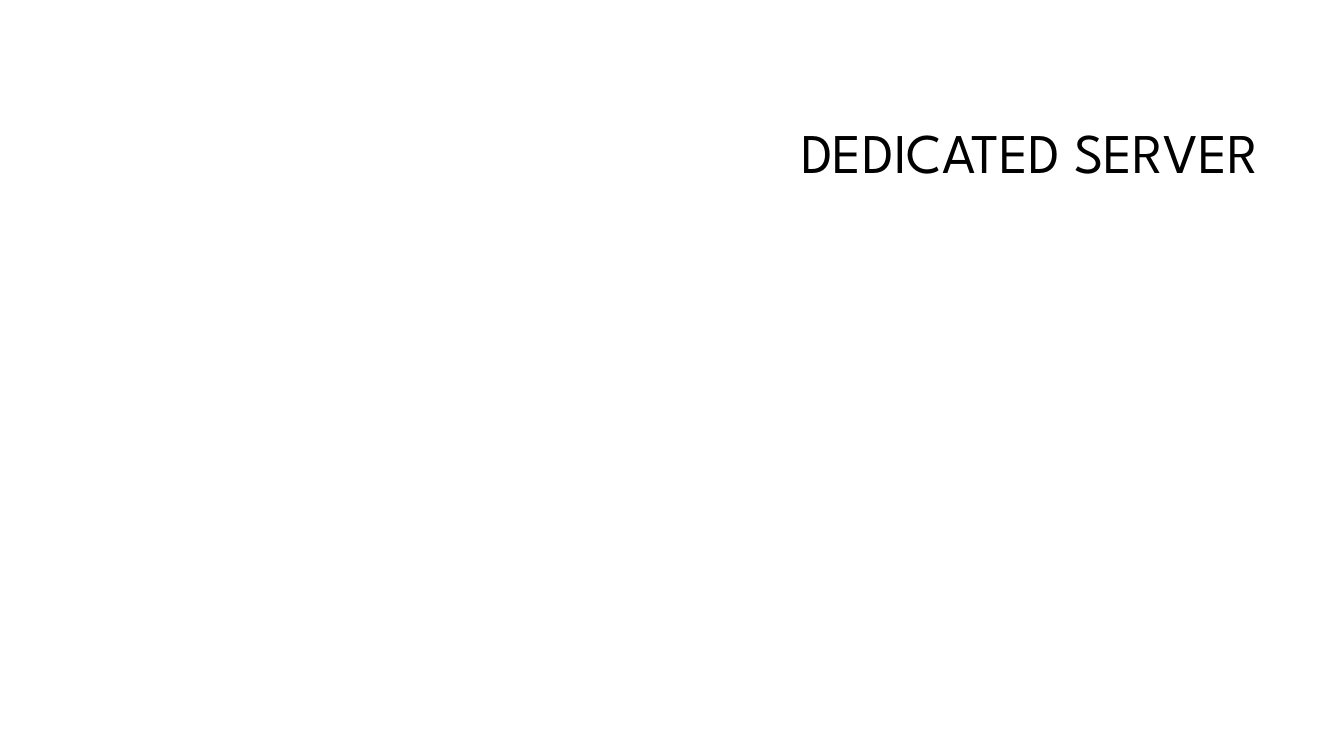
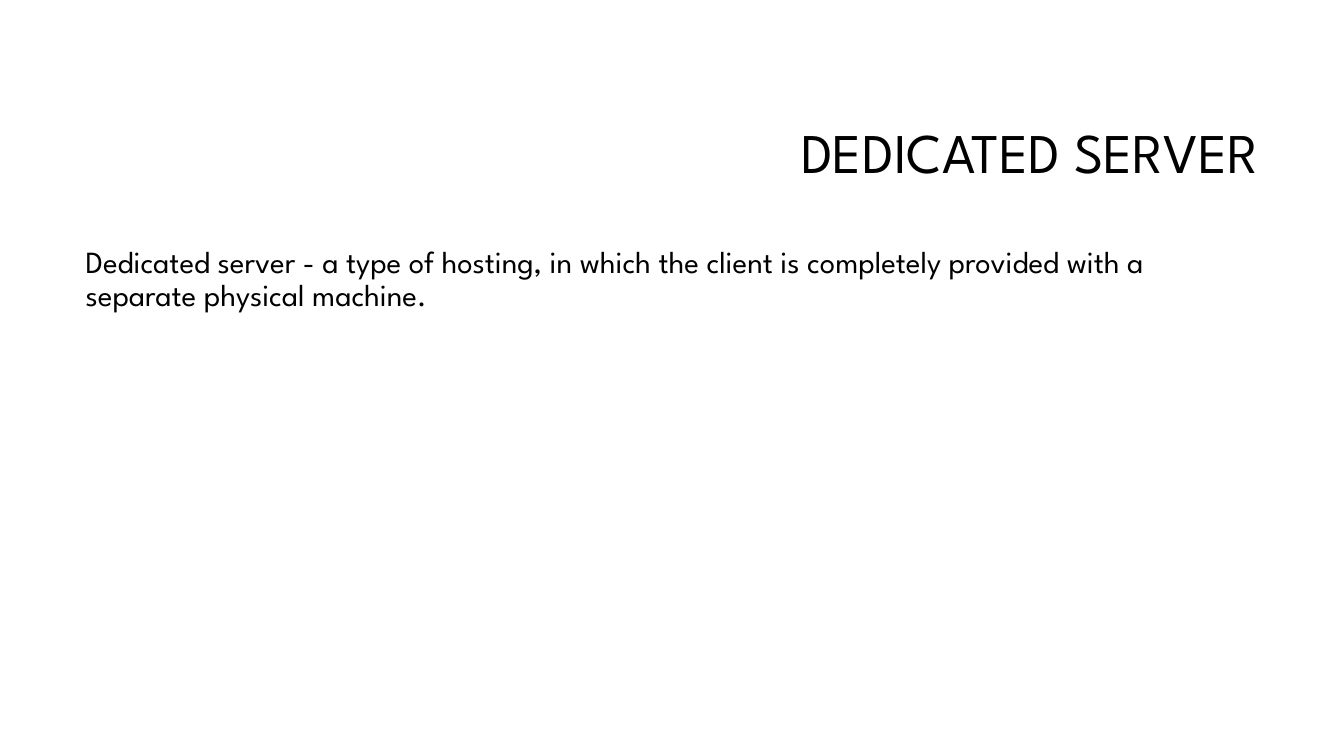
Before and after one commit to Koous61/unreal-course, a slide deck: slide 2 of Multiplayer[3].pptm. Drawn at 1344x756 pixels with LibreOffice and Linux fonts; fonts in the diff are those of the drawing; background and template pictures are left out. Boxes give left, top, right and bottom in pixels: in the first picture for what was removed or moved away, otherwise in the second. Text is boxed around its words. In the diff, an @@ line names an element or a change of style, - is before the commit and + after.

```diff
--- a/Multiplayer[3].pptm
+++ b/Multiplayer[3].pptm
@@ text added at (86, 251, 1143, 313), 22 pt, text #000000 @@
+Dedicated server - a type of hosting, in which the client is completely provided with a separate physical machine.
```
Also in this commit, not shown: 14 slides added, 1 slide removed.
